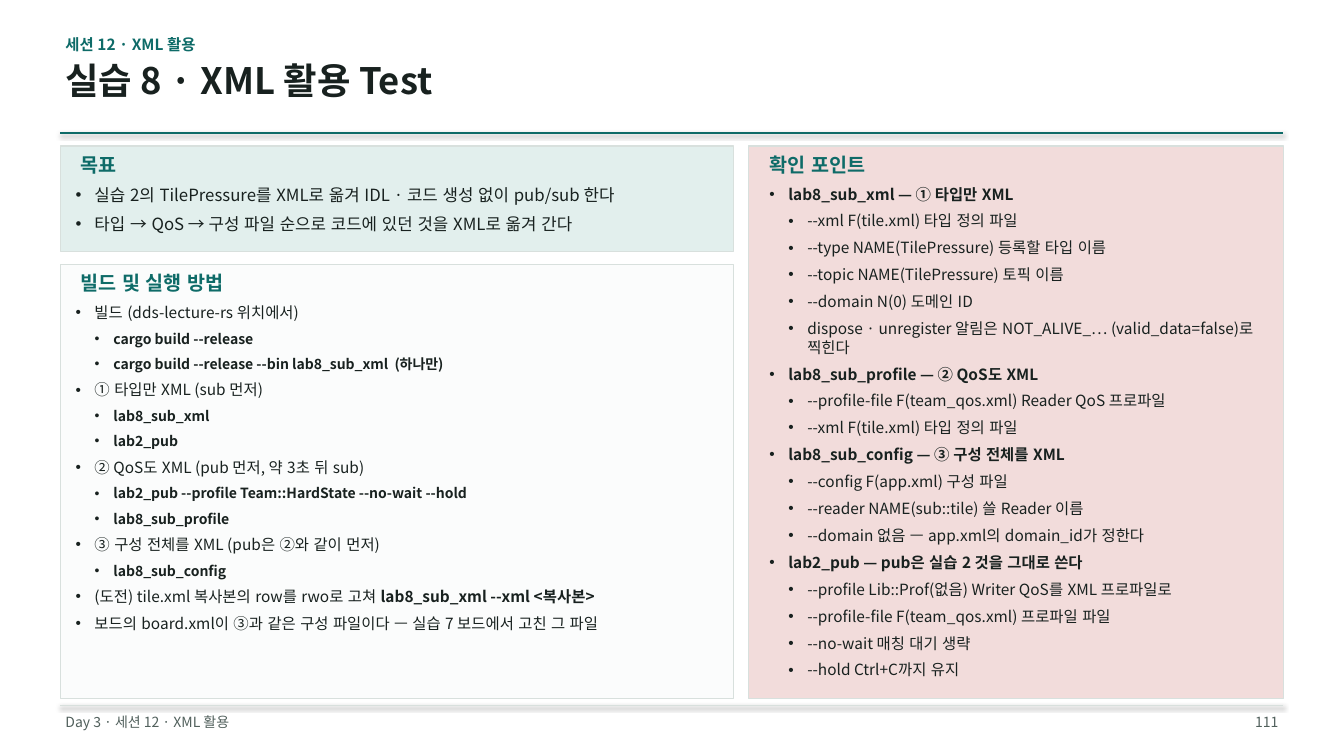
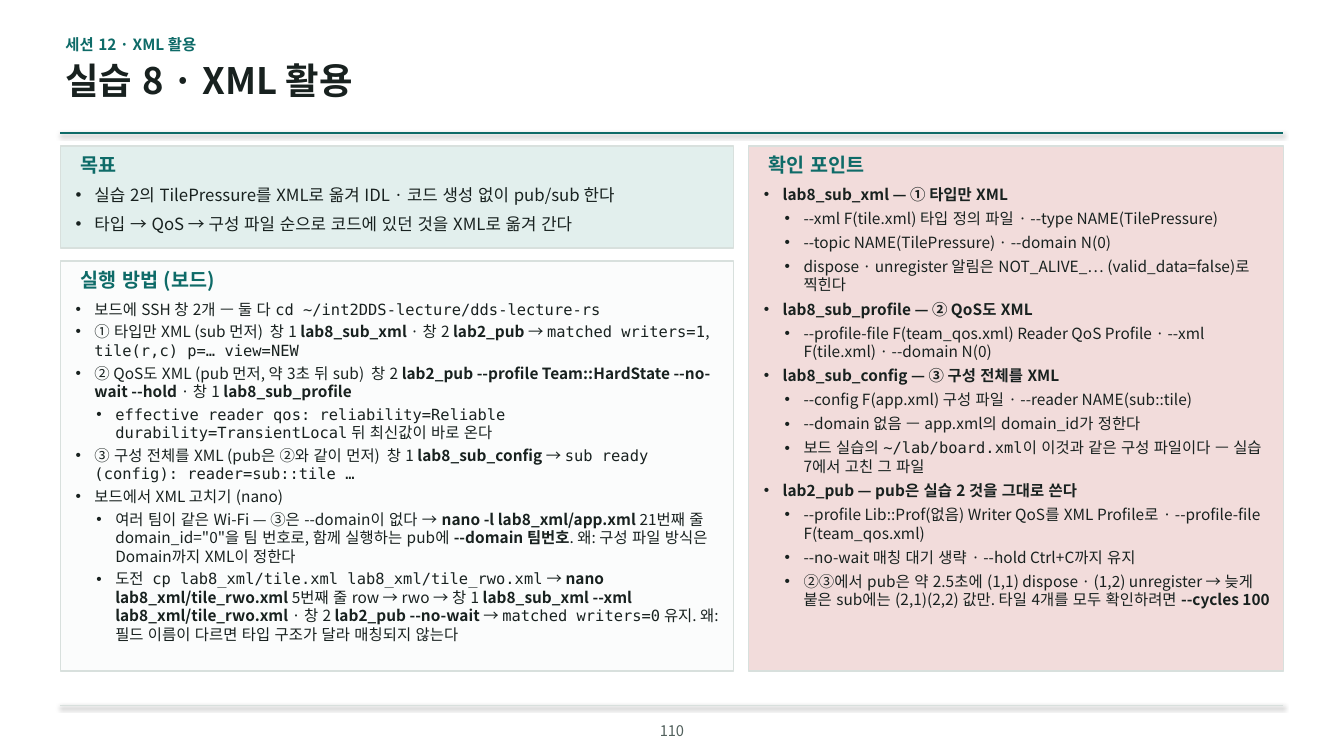
Before and after one commit to IntellectusCorp/int2DDS-lecture, a slide deck: slide 110 of int2dds-lecture-for-beginner.pptx (slide 111 before the commit). Drawn at 1344x756 pixels with LibreOffice and Linux fonts; fonts in the diff are those of the drawing; background and template pictures are left out. Boxes give left, top, right and bottom in pixels: in the first picture for what was removed or moved away, otherwise in the second. Text is boxed around its words. In the diff, an @@ line names an element or a change of style, - is before the commit and + after.

```diff
--- a/int2dds-lecture-for-beginner.pptx
+++ b/int2dds-lecture-for-beginner.pptx
@@ text at box(65, 63, 353, 98): text changed @@
-실습 8 · XML 활용 Test
+실습 8 · XML 활용
@@ rectangle: place and size @@
-rectangle at box(749, 146, 1285, 699)
+rectangle at box(749, 146, 1285, 671)
@@ text at box(783, 187, 1249, 500): less space between paragraphs; list level 1 to 2 in "dispose · unregister 알림은 NOT_ALIVE_… ..."; list level 1 to 2 in "--domain 없음 — app.xml의 domain_id가 ..." @@
@@ text at box(804, 211, 1218, 228): text changed @@
-• --xml F(tile.xml) 타입 정의 파일
-• --type NAME(TilePressure) 등록할 타입 이름
-• --topic NAME(TilePressure) 토픽 이름
-• --domain N(0) 도메인 ID
+  • --xml F(tile.xml) 타입 정의 파일 · --type NAME(TilePressure)
+  • --topic NAME(TilePressure) · --domain N(0)
@@ rectangle: place and size @@
-rectangle at box(60, 264, 734, 699)
+rectangle at box(60, 261, 734, 671)
@@ text at box(81, 270, 215, 291): text changed @@
-빌드 및 실행 방법
+실행 방법 (보드)
@@ text at box(94, 302, 718, 642): text changed; bold off @@
-• 빌드 (dds-lecture-rs 위치에서)
-• cargo build --release
-• cargo build --release --bin lab8_sub_xml (하나만)
-• ① 타입만 XML (sub 먼저)
-• lab8_sub_xml
-• lab2_pub
-• ② QoS도 XML (pub 먼저, 약 3초 뒤 sub)
-• lab2_pub --profile Team::HardState --no-wait --hold
-• lab8_sub_profile
-• ③ 구성 전체를 XML (pub은 ②와 같이 먼저)
-• lab8_sub_config
-• (도전) tile.xml 복사본의 row를 rwo로 고쳐 lab8_sub_xml --xml <복사본>
-• 보드의 board.xml이 ③과 같은 구성 파일이다 — 실습 7 보드에서 고친 그 파일
+• 보드에 SSH 창 2개 — 둘 다 cd ~/int2DDS-lecture/dds-lecture-rs
+• ① 타입만 XML (sub 먼저) 창 1 lab8_sub_xml · 창 2 lab2_pub → matched writers=1, tile(r,c) p=… view=NEW
+• ② QoS도 XML (pub 먼저, 약 3초 뒤 sub) 창 2 lab2_pub --profile Team::HardState --no-wait --hold · 창 1 lab8_sub_profile
+  • effective reader qos: reliability=Reliable durability=TransientLocal 뒤 최신값이 바로 온다
+• ③ 구성 전체를 XML (pub은 ②와 같이 먼저) 창 1 lab8_sub_config → sub ready (config): reader=sub::tile …
+• 보드에서 XML 고치기 (nano)
+  • 여러 팀이 같은 Wi-Fi — ③은 --domain이 없다 → nano -l lab8_xml/app.xml 21번째 줄 domain_id="0"을 팀 번호로, 함께 실행하는 pub에 --domain 팀번호. 왜: 구성 파일 방식은 Domain까지 XML이 정한다
+  • 도전 cp lab8_xml/tile.xml lab8_xml/tile_rwo.xml → nano lab8_xml/tile_rwo.xml 5번째 줄 row → rwo → 창 1 lab8_sub_xml --xml lab8_xml/tile_rwo.xml · 창 2 lab2_pub --no-wait → matched writers=0 유지. 왜: 필드 이름이 다르면 타입 구조가 달라 매칭되지 않는다
@@ text at box(804, 326, 1205, 360): text changed @@
-• --profile-file F(team_qos.xml) Reader QoS 프로파일
-• --xml F(tile.xml) 타입 정의 파일
+  • --profile-file F(team_qos.xml) Reader QoS Profile · --xml F(tile.xml) · --domain N(0)
@@ text at box(804, 392, 1192, 409): text changed @@
-• --config F(app.xml) 구성 파일
-• --reader NAME(sub::tile) 쓸 Reader 이름
+  • --config F(app.xml) 구성 파일 · --reader NAME(sub::tile)
@@ text at box(804, 440, 1261, 473): paragraph added @@
+  • 보드 실습의 ~/lab/board.xml이 이것과 같은 구성 파일이다 — 실습 7에서 고친 그 파일
@@ text at box(804, 507, 1269, 609): text changed @@
-• --profile Lib::Prof(없음) Writer QoS를 XML 프로파일로
-• --profile-file F(team_qos.xml) 프로파일 파일
-• --no-wait 매칭 대기 생략
-• --hold Ctrl+C까지 유지
+  • --profile Lib::Prof(없음) Writer QoS를 XML Profile로 · --profile-file F(team_qos.xml)
+  • --no-wait 매칭 대기 생략 · --hold Ctrl+C까지 유지
+  • ②③에서 pub은 약 2.5초에 (1,1) dispose · (1,2) unregister → 늦게 붙은 sub에는 (2,1)(2,2) 값만. 타일 4개를 모두 확인하려면 --cycles 100
@@ text removed at box(65, 715, 229, 730) @@
-Day 3 · 세션 12 · XML 활용
@@ page number removed at box(1255, 716, 1278, 727) @@
-111
@@ page number added at box(660, 725, 684, 736), 10.5 pt, text #51605C @@
+110
```
Also in this commit, not shown: 111 other slides changed, 7 slides added, 10 slides removed, 1 other file.
